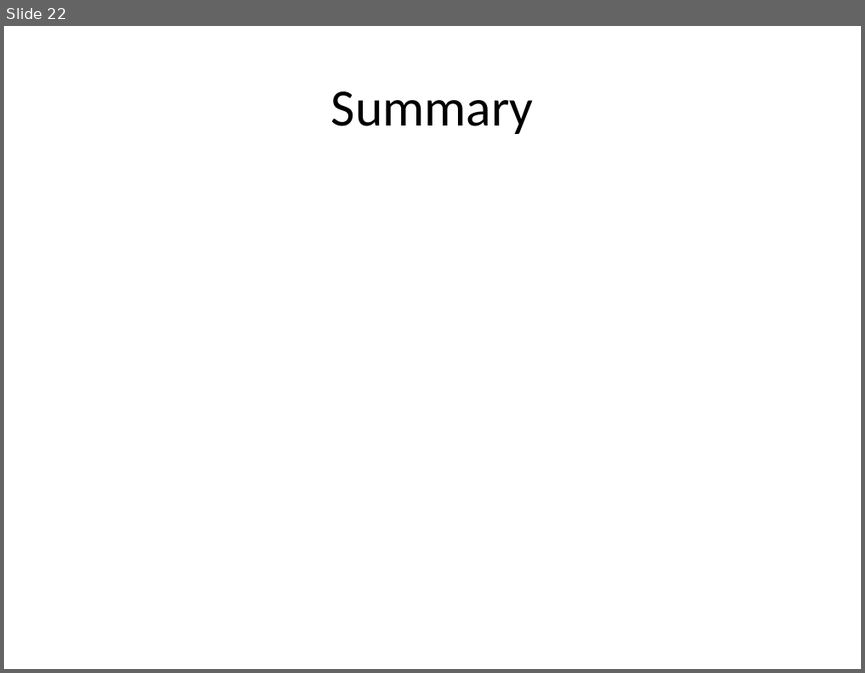
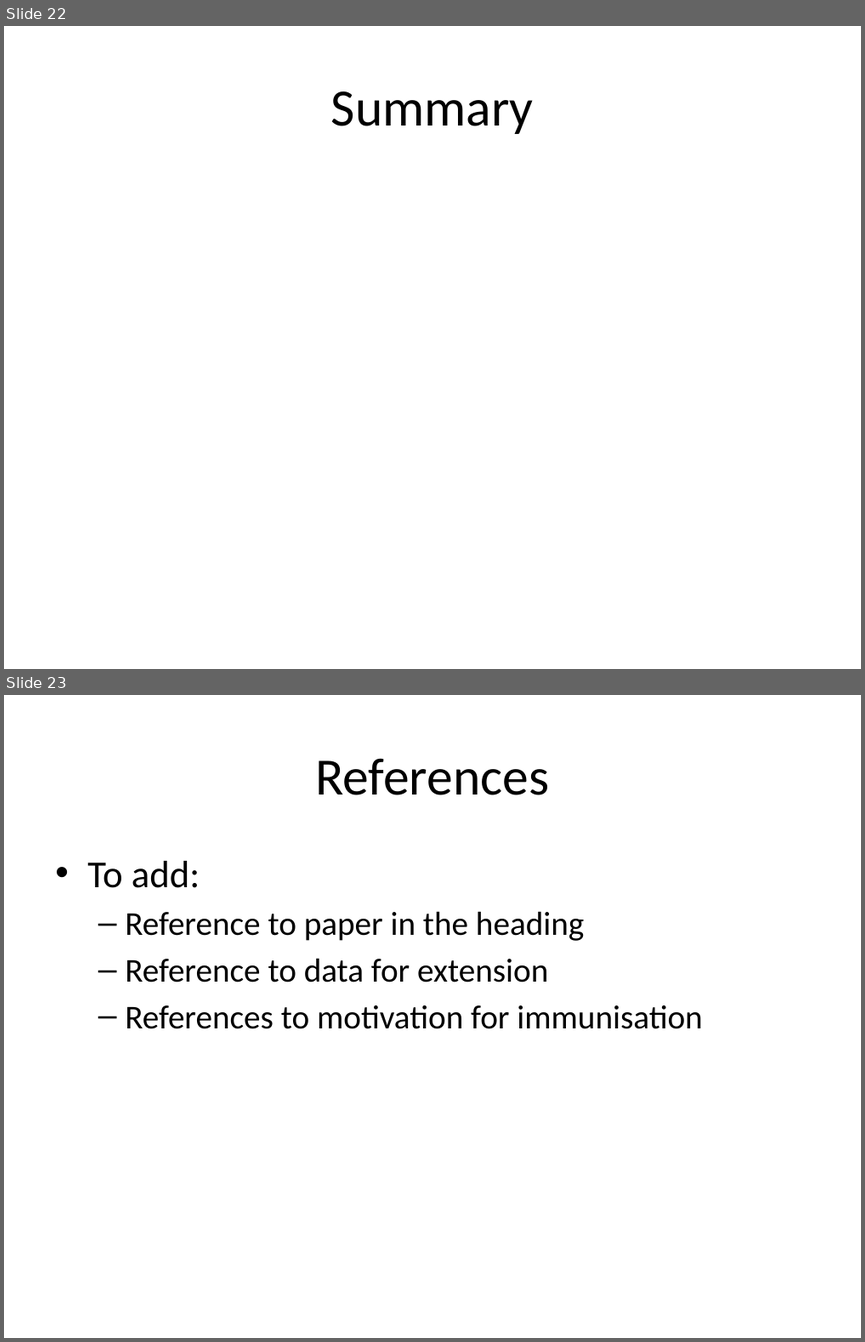
Before and after one commit to mertz2001/stat-inference, a slide deck: STAT3013 Project draft2.pptx. Shown one above the other, each under a label of ours: slide 22 before the commit, slides 22 and 23 after it. The pictures are 865x673 and 865x1342 pixels, drawn with LibreOffice and Linux fonts; fonts in the diff are those of the drawing. Boxes give left, top, right and bottom in pixels: in the first picture for what was removed or moved away, otherwise in the second. Text is boxed around its words. In the diff, an @@ line names an element or a change of style, - is before the commit and + after.

Commit message:
Making extension presentation

```diff
--- a/STAT3013 Project draft2.pptx
+++ b/STAT3013 Project draft2.pptx
@@ slide 23 added at (4, 695, 861, 1338), background #FFFFFF @@
@@ title added at (315, 758, 549, 795), 44 pt, text #000000 @@
+References
@@ text added at (87, 861, 702, 1029), 28 pt, text #000000 @@
+• To add:
+  – Reference to paper in the heading
+  – Reference to data for extension
+  – References to motivation for immunisation
```
Also in this commit, not shown: 1 slide changed, 7 other slides added, 6 slides removed, 11 other files.
